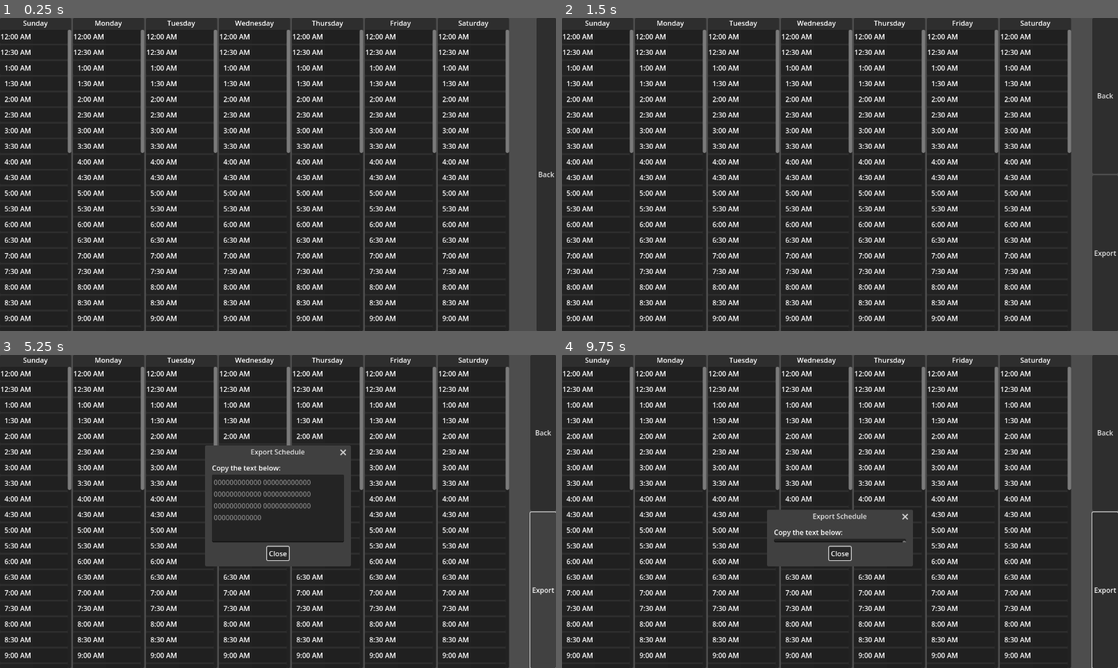
Above: before the commit, frames 1-4 (two rows, left to right).
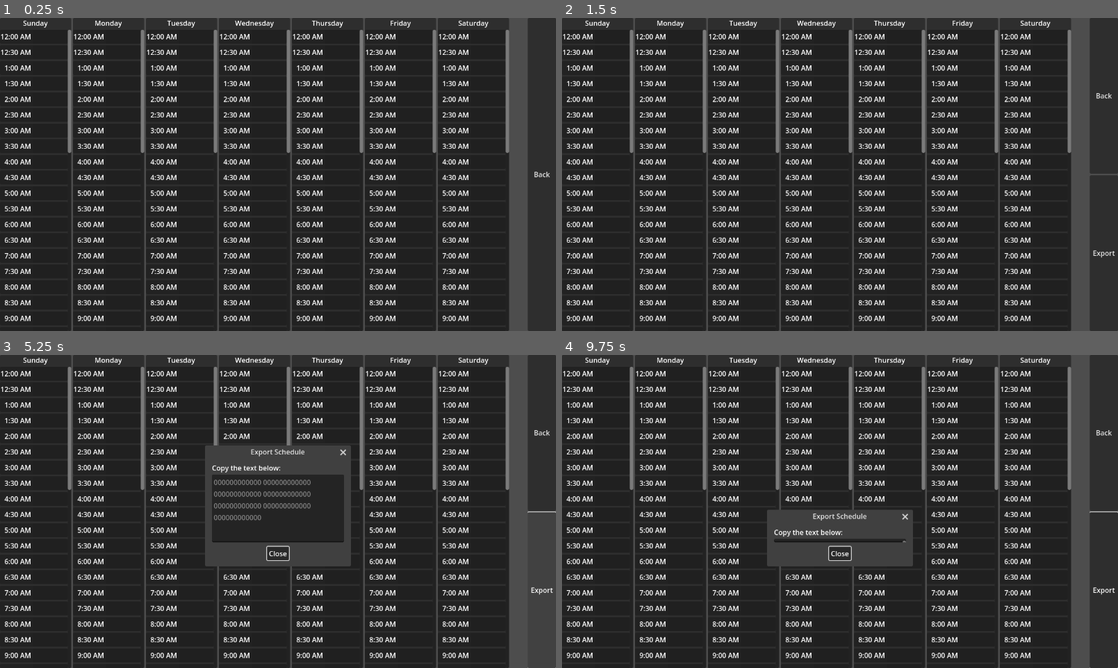
Above: after the commit, the same moments.

Repository: zibetnu/event-scheduler
Game: Godot game, scene res://src/schedule_screen/schedule_screen.tscn
Two runs of this game, one before a commit and one after it. Both use one fixed random seed, a clock stepped at 60 frames per second and the inputs below. This scene is started directly instead of the project's main scene.
Inputs (mouse positions are in pixels of both pictures, inside the frame that each line leads up to):
- Up to frame 1 (0.25 s): no input
- Up to frame 2 (1.5 s): click "Back" at 0.5 s; click "Make a schedule" at 1.25 s
- Up to frame 3 (5.25 s): click "Back" at 2 s; click "Compare schedules" at 2.75 s; click "Back" at 3.5 s; click "Make a schedule" at 4.25 s; click "Export" at 5 s
- Up to frame 4 (9.75 s): click "Export" at 5.75 s; click "Export" at 6.5 s; tap Enter at 7.25, 8.75 s; move the mouse to (962, 495) at 7.27 s; press the mouse at (962, 495) at 7.28 s; tap Space at 8, 9.5 s; move the mouse to (728, 527) at 8.02 s; release the mouse at (728, 527) at 8.03 s; click (728, 527) at 8.1 s; move the mouse to (895, 442) at 8.77 s; press the mouse at (895, 442) at 8.78 s; move the mouse to (812, 574) at 9.52 s; release the mouse at (812, 574) at 9.53 s; click (812, 574) at 9.6 s

The runs differ from the first frame. In frame 1, 1.5% of the frame differs, in the area x 95-100%, y 0-100%; in frame 2, 0.5%; in frame 3, 0.3%; in frame 4, 0.5%.

Commit message:
Delete Week scene and script
Delete the Week scene and script to make it easier to have a variable
number of days. Refactor where needed.

Diff:
--- a/src/schedule_comparer/schedule_comparer.gd
+++ b/src/schedule_comparer/schedule_comparer.gd
@@ -23,7 +23,7 @@
 				return
 
 	var i := 0
-	for day in %Week.get_days():
+	for day in %DayContainer.get_children():
 		day.add_day_hex_string(day_hex_strings[i])
 		i += 1
 
@@ -31,5 +31,5 @@
 
 
 func _on_display_button_pressed() -> void:
-	for day in %Week.get_days():
+	for day in %DayContainer.get_children():
 		day.display_day_hex_strings()
--- a/src/schedule_comparer/schedule_comparer.tscn
+++ b/src/schedule_comparer/schedule_comparer.tscn
@@ -6,18 +6,18 @@
 [node name="ScheduleComparer" instance=ExtResource("1_aiul1")]
 script = ExtResource("2_fxjoe")
 
-[node name="ImportButton" type="Button" parent="HBoxContainer/VBoxContainer" index="1"]
+[node name="ImportButton" type="Button" parent="ScrollContainer/ButtonContainer" index="1"]
 layout_mode = 2
 size_flags_vertical = 3
 text = "Import
 "
 
-[node name="DisplayButton" type="Button" parent="HBoxContainer/VBoxContainer" index="2"]
+[node name="DisplayButton" type="Button" parent="ScrollContainer/ButtonContainer" index="2"]
 layout_mode = 2
 size_flags_vertical = 3
 text = "Display"
 
-[node name="ImportPopup" type="ConfirmationDialog" parent="." index="1"]
+[node name="ImportPopup" type="ConfirmationDialog" parent="." index="2"]
 unique_name_in_owner = true
 title = "Import Schedule"
 size = Vector2i(320, 240)
@@ -32,12 +32,12 @@
 placeholder_text = "000000000000 000000000000 000000000000 000000000000 000000000000 000000000000 000000000000"
 wrap_mode = 1
 
-[node name="ErrorDialog" type="AcceptDialog" parent="." index="2"]
+[node name="ErrorDialog" type="AcceptDialog" parent="." index="3"]
 unique_name_in_owner = true
 title = "Invalid Schedule"
 size = Vector2i(877, 100)
 dialog_text = "Importer expects a schedule to be 7 space-separated sets of 12 characters, with each character being 0-9 or A-F."
 
-[connection signal="pressed" from="HBoxContainer/VBoxContainer/ImportButton" to="." method="_on_import_button_pressed"]
-[connection signal="pressed" from="HBoxContainer/VBoxContainer/DisplayButton" to="." method="_on_display_button_pressed"]
+[connection signal="pressed" from="ScrollContainer/ButtonContainer/ImportButton" to="." method="_on_import_button_pressed"]
+[connection signal="pressed" from="ScrollContainer/ButtonContainer/DisplayButton" to="." method="_on_display_button_pressed"]
 [connection signal="confirmed" from="ImportPopup" to="." method="_on_import_popup_confirmed"]
--- a/src/schedule_maker/schedule_maker.gd
+++ b/src/schedule_maker/schedule_maker.gd
@@ -3,7 +3,7 @@
 
 func _on_export_button_pressed() -> void:
 	var export_string := ""
-	var days: Array[Node] = %Week.get_days()
+	var days: Array[Node] = %DayContainer.get_children()
 	var i := 0
 	while i < len(days):
 		export_string += days[i].get_day_hex_string()
--- a/src/schedule_maker/schedule_maker.tscn
+++ b/src/schedule_maker/schedule_maker.tscn
@@ -9,12 +9,12 @@
 
 [node name="Toggler" parent="." index="0" instance=ExtResource("3_s020a")]
 
-[node name="ExportButton" type="Button" parent="HBoxContainer/VBoxContainer" index="1"]
+[node name="ExportButton" type="Button" parent="ScrollContainer/ButtonContainer" index="1"]
 layout_mode = 2
 size_flags_vertical = 3
 text = "Export"
 
-[node name="ExportPopup" type="AcceptDialog" parent="." index="2"]
+[node name="ExportPopup" type="AcceptDialog" parent="." index="3"]
 unique_name_in_owner = true
 title = "Export Schedule"
 size = Vector2i(320, 240)
@@ -37,4 +37,4 @@
 editable = false
 wrap_mode = 1
 
-[connection signal="pressed" from="HBoxContainer/VBoxContainer/ExportButton" to="." method="_on_export_button_pressed"]
+[connection signal="pressed" from="ScrollContainer/ButtonContainer/ExportButton" to="." method="_on_export_button_pressed"]
--- a/src/schedule_screen/schedule_screen.gd
+++ b/src/schedule_screen/schedule_screen.gd
@@ -1,5 +1,5 @@
 class_name ScheduleScreen
-extends ScrollContainer
+extends Control
 
 
 @export var back_path: String
--- a/src/schedule_screen/schedule_screen.tscn
+++ b/src/schedule_screen/schedule_screen.tscn
@@ -1,32 +1,84 @@
 [gd_scene load_steps=3 format=3 uid="uid://duhev2d03crw3"]
 
 [ext_resource type="Script" path="res://src/schedule_screen/schedule_screen.gd" id="1_25fp2"]
-[ext_resource type="PackedScene" uid="uid://hyygtsatiju7" path="res://src/week/week.tscn" id="2_homdn"]
+[ext_resource type="PackedScene" uid="uid://wvrs4a5oucf5" path="res://src/day/day.tscn" id="2_vscug"]
 
-[node name="ScheduleScreen" type="ScrollContainer"]
+[node name="ScheduleScreen" type="Control"]
+layout_mode = 3
 anchors_preset = 15
 anchor_right = 1.0
 anchor_bottom = 1.0
 grow_horizontal = 2
 grow_vertical = 2
+size_flags_horizontal = 3
+size_flags_vertical = 3
+mouse_filter = 2
 script = ExtResource("1_25fp2")
 back_path = "res://src/main_menu/main_menu.tscn"
 
-[node name="HBoxContainer" type="HBoxContainer" parent="."]
+[node name="ScrollContainer" type="ScrollContainer" parent="."]
+layout_mode = 1
+anchors_preset = 11
+anchor_left = 1.0
+anchor_right = 1.0
+anchor_bottom = 1.0
+offset_left = -65.0
+grow_horizontal = 0
+grow_vertical = 2
+
+[node name="ButtonContainer" type="VBoxContainer" parent="ScrollContainer"]
+unique_name_in_owner = true
+layout_mode = 2
+size_flags_horizontal = 3
+size_flags_vertical = 3
+metadata/_edit_group_ = true
+
+[node name="BackButton" type="Button" parent="ScrollContainer/ButtonContainer"]
+layout_mode = 2
+size_flags_vertical = 3
+text = "Back"
+
+[node name="ScrollContainer2" type="ScrollContainer" parent="."]
+layout_mode = 1
+anchors_preset = 15
+anchor_right = 1.0
+anchor_bottom = 1.0
+offset_right = -65.0
+grow_horizontal = 2
+grow_vertical = 2
+
+[node name="DayContainer" type="HBoxContainer" parent="ScrollContainer2"]
+unique_name_in_owner = true
 layout_mode = 2
 size_flags_horizontal = 3
 size_flags_vertical = 3
 
-[node name="Week" parent="HBoxContainer" instance=ExtResource("2_homdn")]
-unique_name_in_owner = true
+[node name="Day" parent="ScrollContainer2/DayContainer" instance=ExtResource("2_vscug")]
 layout_mode = 2
+day_name = "Sunday"
 
-[node name="VBoxContainer" type="VBoxContainer" parent="HBoxContainer"]
+[node name="Day2" parent="ScrollContainer2/DayContainer" instance=ExtResource("2_vscug")]
 layout_mode = 2
+day_name = "Monday"
 
-[node name="BackButton" type="Button" parent="HBoxContainer/VBoxContainer"]
+[node name="Day3" parent="ScrollContainer2/DayContainer" instance=ExtResource("2_vscug")]
 layout_mode = 2
-size_flags_vertical = 3
-text = "Back"
+day_name = "Tuesday"
 
-[connection signal="pressed" from="HBoxContainer/VBoxContainer/BackButton" to="." method="_on_back_button_pressed"]
+[node name="Day4" parent="ScrollContainer2/DayContainer" instance=ExtResource("2_vscug")]
+layout_mode = 2
+day_name = "Wednesday"
+
+[node name="Day5" parent="ScrollContainer2/DayContainer" instance=ExtResource("2_vscug")]
+layout_mode = 2
+day_name = "Thursday"
+
+[node name="Day6" parent="ScrollContainer2/DayContainer" instance=ExtResource("2_vscug")]
+layout_mode = 2
+day_name = "Friday"
+
+[node name="Day7" parent="ScrollContainer2/DayContainer" instance=ExtResource("2_vscug")]
+layout_mode = 2
+day_name = "Saturday"
+
+[connection signal="pressed" from="ScrollContainer/ButtonContainer/BackButton" to="." method="_on_back_button_pressed"]
--- a/src/week/week.gd
+++ /dev/null
@@ -1,5 +0,0 @@
-extends ScrollContainer
-
-
-func get_days() -> Array:
-	return $HBoxContainer.get_children()
--- a/src/week/week.tscn
+++ /dev/null
@@ -1,46 +0,0 @@
-[gd_scene load_steps=3 format=3 uid="uid://hyygtsatiju7"]
-
-[ext_resource type="PackedScene" uid="uid://wvrs4a5oucf5" path="res://src/day/day.tscn" id="1_4e2xe"]
-[ext_resource type="Script" path="res://src/week/week.gd" id="1_iflu1"]
-
-[node name="Week" type="ScrollContainer"]
-anchors_preset = 15
-anchor_right = 1.0
-anchor_bottom = 1.0
-grow_horizontal = 2
-grow_vertical = 2
-size_flags_horizontal = 3
-size_flags_vertical = 3
-script = ExtResource("1_iflu1")
-
-[node name="HBoxContainer" type="HBoxContainer" parent="."]
-layout_mode = 2
-size_flags_vertical = 3
-
-[node name="Day" parent="HBoxContainer" instance=ExtResource("1_4e2xe")]
-layout_mode = 2
-day_name = "Sunday"
-
-[node name="Day2" parent="HBoxContainer" instance=ExtResource("1_4e2xe")]
-layout_mode = 2
-day_name = "Monday"
-
-[node name="Day3" parent="HBoxContainer" instance=ExtResource("1_4e2xe")]
-layout_mode = 2
-day_name = "Tuesday"
-
-[node name="Day4" parent="HBoxContainer" instance=ExtResource("1_4e2xe")]
-layout_mode = 2
-day_name = "Wednesday"
-
-[node name="Day5" parent="HBoxContainer" instance=ExtResource("1_4e2xe")]
-layout_mode = 2
-day_name = "Thursday"
-
-[node name="Day6" parent="HBoxContainer" instance=ExtResource("1_4e2xe")]
-layout_mode = 2
-day_name = "Friday"
-
-[node name="Day7" parent="HBoxContainer" instance=ExtResource("1_4e2xe")]
-layout_mode = 2
-day_name = "Saturday"
